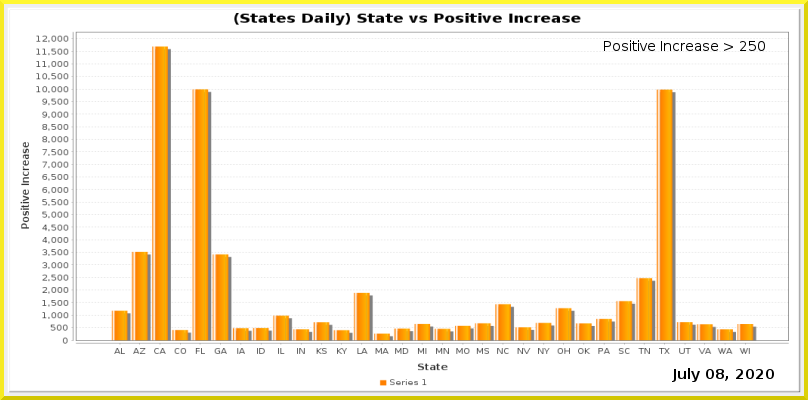
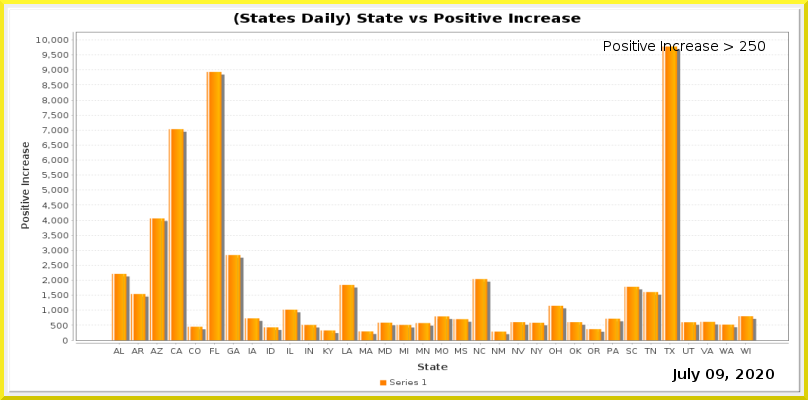
Layers edited between the first and the second 808 × 400 image:
painted on "Current Date" over [716, 369, 724, 379]
painted on "Date_vs_TestIncrease.png" over [36, 35, 789, 354]
